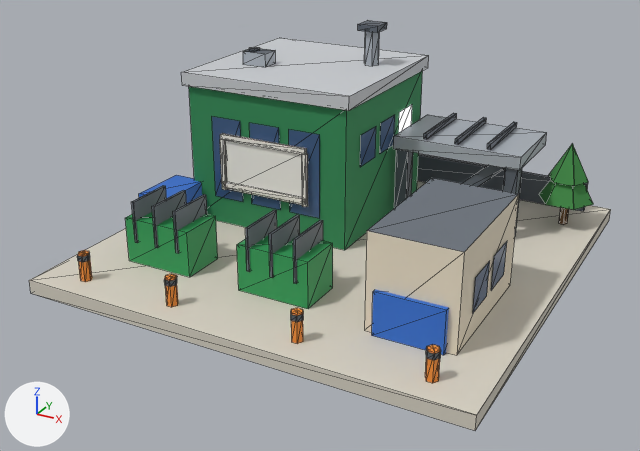
Renders of the glTF model public/models/39.glb from each side of a commit.
Both versions are drawn from a camera (50 mm lens) standing at (0.823, -1.613, 0.862) and looking at (-0.02, -0.081, 0.096). The axes (+X, +Y, +Z) are drawn at lower left. The lights are the same throughout. The older version comes first. Mesh edges are drawn as thin lines. Vertices at exactly the same position are counted once.

Objects in the first picture: 'b39'.
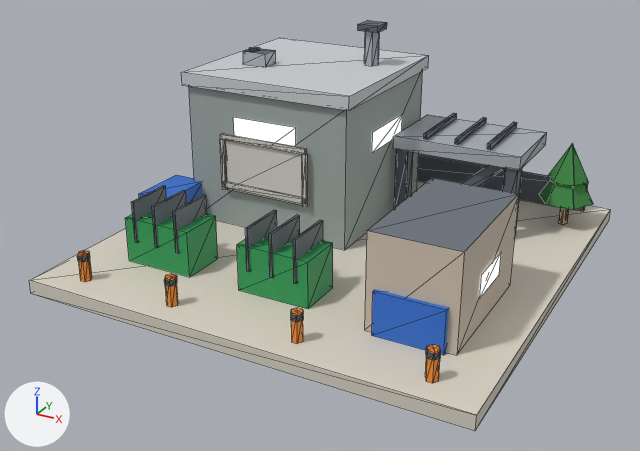
Boxes (x1, y1, x2, y2) around the edits, measured in the pictures (640 x 451 px):
'b39', surface changed, reshaped
    both: (29, 20, 611, 431)
part 1 of me_b39, rebuilt (94% wider)
    before: (380, 115, 395, 154)
    after: (372, 115, 402, 153)
part 2 of me_b39, rebuilt
    before: (249, 123, 281, 210)
    after: (233, 117, 296, 146)
part 3 of me_b39, deleted
    before: (212, 105, 507, 313)
part 4 of me_b39, added
    after: (480, 253, 501, 298)

Edits to the bpy script that builds the scene:
```text
Change mat_wall_green:
    where n2 = _N.new('ShaderNodeMix'); n2.name = 'Mix'
    n2.inputs[7].default_value: (0.0284, 0.254, 0.0908, 1.0) -> (0.342, 0.397, 0.381, 1.0)  # 'B', green #2f8a55 -> 'B', grey #9ea9a6
Change mat_wall_white:
    where n2 = _N.new('ShaderNodeMix'); n2.name = 'Mix'
    n2.inputs[7].default_value: (0.896, 0.88, 0.823, 1.0) -> (0.68, 0.658, 0.617, 1.0)  # 'B', white #f3f1ea -> 'B', light grey #d7d4ce
Change mat_white:
    where n2 = _N.new('ShaderNodeMix'); n2.name = 'Mix'
    n2.inputs[7].default_value: (0.88, 0.855, 0.791, 1.0) -> (0.617, 0.597, 0.552, 1.0)  # 'B', white #f1eee6 -> 'B', light grey #cecbc4
Change mat_wall_cream:
    where n2 = _N.new('ShaderNodeMix'); n2.name = 'Mix'
    n2.inputs[7].default_value: (0.823, 0.738, 0.578, 1.0) -> (0.604, 0.521, 0.423, 1.0)  # 'B', pale yellow #eadfc8 -> 'B', light grey #ccbfae
Add mat_glow_window_ind:
    mat_glow_window_ind = bpy.data.materials.new('glow_window_ind')
    # nodes: BsdfPrincipled, Mix, OutputMaterial, VertexColor
    # colours: blue #3d5a82, mixed with the vertex colours
Change me_b39:
    used by ob_b39; location = (0.0, 0.0, 0.0)
    verts and faces of me_b39; kept vertices keep their numbers, new ones are numbered from 501
    remove me_b39.from_pydata(...)  # 501 vertices, 585 faces; spans x -0.48..0.48, y -0.48..0.48, z 0.0..0.474
    add me_b39.from_pydata(...)  # 465 vertices, 567 faces; spans x -0.48..0.48, y -0.48..0.48, z 0.0..0.474
    me_b39 part 1: the loose piece of 4 vertices spanning x 0.023, y 0.122..0.198, z 0.204..0.276 is rebuilt with 4 vertices and now spans x 0.023, y 0.08..0.24, z 0.218..0.266, in mat_glow_window_ind
    me_b39 part 2: the loose piece of 4 vertices spanning x -0.218..-0.142, y -0.043, z 0.094..0.286 is rebuilt with 4 vertices and now spans x -0.259..-0.101, y -0.043, z 0.164..0.292, in mat_glow_window_ind
    me_b39 part 3: 10 loose pieces with 40 vertices, spanning x -0.383..0.393, y -0.268..0.363, z 0.084..0.286, are deleted
    me_b39 part 4
    add verts[501] = (0.393, -0.235, 0.098)  # pixel (479, 298)
    add verts[502] = (0.393, -0.125, 0.098)  # pixel (499, 274)
    add verts[503] = (0.393, -0.125, 0.146)  # pixel (501, 251)
    add verts[504] = (0.393, -0.235, 0.146)  # pixel (481, 274)
    add faces += [(501, 502, 503), (501, 503, 504)]  # mat_glow_window_ind
    other edits to the shape of me_b39 do not show in these pictures
    remove me_b39.materials.append(mat_glass_dark)
    remove me_b39.materials.append(mat_glow_window)
    add me_b39.materials.append(mat_glow_window_ind)
```
